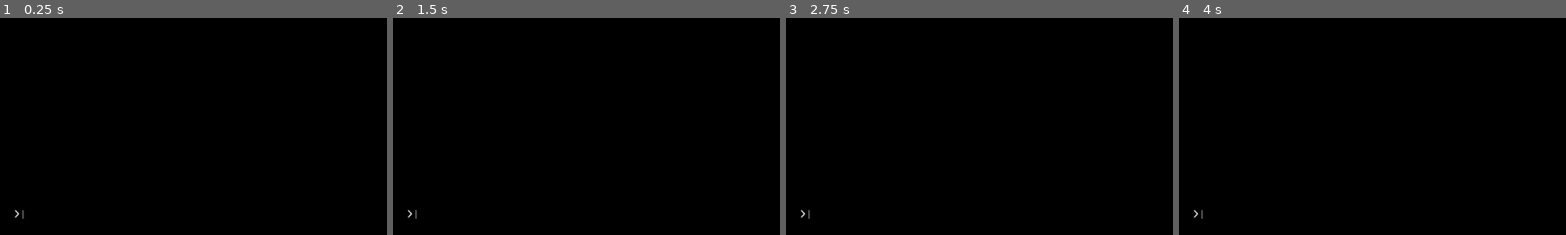
Above: before the commit, frames 1-4 (left to right).
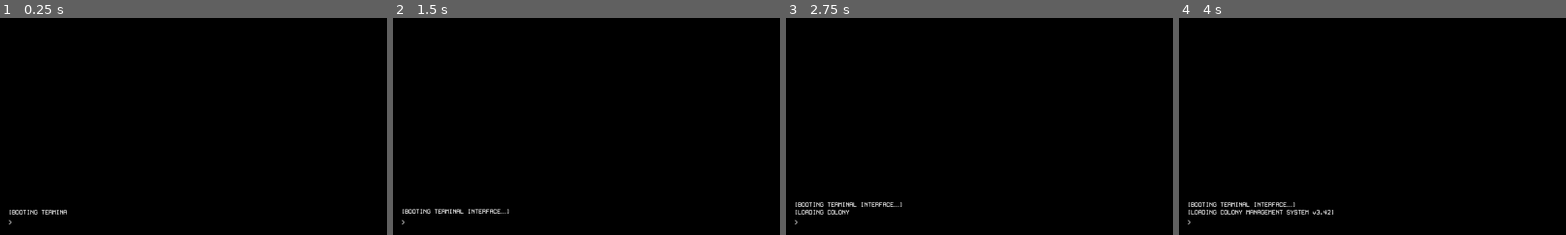
Above: after the commit, the same moments.

Repository: bsuster/Outpost-Equilibrium
Game: Godot game, scene res://scenes/levels/main_scene.tscn
Two runs of this game, one before a commit and one after it. Both use one fixed random seed, a clock stepped at 60 frames per second and the inputs below. Before the commit the project starts from res://scenes/characters/terminal.tscn. Sound files missing from this copy of the repository are replaced by a short silence.
Inputs:
- Up to frame 1 (0.25 s): no input
- Up to frame 2 (1.5 s): tap Enter (ui_accept) at 0.5, 0.77, 1.25 s
- Up to frame 3 (2.75 s): tap Enter (ui_accept) at 1.52 s
- Up to frame 4 (4 s): tap Enter (ui_accept) at 3.02, 3.5, 3.77 s
The pictures show only the part of the screen within x 0-50%, y 50-100%; the shares and areas given below are measured in that part.

The runs differ from the first frame. In frame 1, 0.3% of the frame differs, in the area x 2-18%, y 88-96%; in frame 2, 0.4%; in frame 3, 0.6%; in frame 4, 1.0%, in the area x 2-40%, y 84-96%.

Commit message:
Added music and some logic tweaks

Diff:
--- a/project.godot
+++ b/project.godot
@@ -11,7 +11,7 @@
 [application]
 
 config/name="Outpost: Equilibrium"
-run/main_scene="uid://bkscwnpo0mbfl"
+run/main_scene="uid://i0760vxk077j"
 config/features=PackedStringArray("4.4", "GL Compatibility")
 boot_splash/bg_color=Color(0.0588235, 0.0901961, 0.137255, 1)
 boot_splash/image="uid://s2kt42wluvps"
@@ -23,6 +23,12 @@
 CommandManager="*res://singletons/command_manager.gd"
 EventManager="*res://singletons/event_manager.gd"
 
+[display]
+
+window/size/viewport_width=1920
+window/size/viewport_height=1080
+window/size/mode=3
+
 [rendering]
 
 renderer/rendering_method="gl_compatibility"
--- a/scenes/characters/terminal.gd
+++ b/scenes/characters/terminal.gd
@@ -6,12 +6,13 @@
 
 @onready var terminal_input: LineEdit = %TerminalInput
 @onready var terminal_output: RichTextLabel = %TerminalOutput
+@onready var type_audio_player: AudioStreamPlayer2D = $AudioPlayer_Typing
 
 var is_printing: bool = false
 
 func _ready():
 	terminal_input.set_keep_editing_on_text_submit(true)
-	enable_input()
+	#enable_input()
 
 func _input(event):
 	if event.is_action_pressed("ui_accept"):
@@ -22,7 +23,7 @@
 
 func enable_input() -> void:
 	terminal_input.editable = true
-	terminal_input.set_keep_editing_on_text_submit(true)
+	#terminal_input.set_keep_editing_on_text_submit(true)
 	terminal_input.grab_focus.call_deferred()
 
 func submit_input():
@@ -45,6 +46,7 @@
 	var characters = output.split()
 	for character in characters:
 		terminal_output.text += character
+		type_audio_player.play(0.09)
 		await get_tree().create_timer(0.0001).timeout
 
 	is_printing = false
--- a/scenes/characters/terminal.tscn
+++ b/scenes/characters/terminal.tscn
@@ -1,7 +1,8 @@
-[gd_scene load_steps=3 format=3 uid="uid://bkscwnpo0mbfl"]
+[gd_scene load_steps=4 format=3 uid="uid://bkscwnpo0mbfl"]
 
 [ext_resource type="Theme" uid="uid://di4e7tnr2a1hj" path="res://terminal_theme.tres" id="1_w35if"]
 [ext_resource type="Script" uid="uid://hm7rfmep5iuy" path="res://scenes/characters/terminal.gd" id="2_17c4d"]
+[ext_resource type="AudioStream" uid="uid://cinscncyvwdrp" path="res://sounds/button-202966.mp3" id="3_0td1w"]
 
 [node name="Terminal" type="Control"]
 layout_mode = 3
@@ -55,3 +56,8 @@
 flat = true
 caret_blink = true
 caret_force_displayed = true
+
+[node name="AudioPlayer_Typing" type="AudioStreamPlayer2D" parent="."]
+stream = ExtResource("3_0td1w")
+volume_db = -12.0
+pitch_scale = 0.8
--- /dev/null
+++ b/scenes/levels/main_scene.gd
@@ -0,0 +1,21 @@
+extends Control
+
+@export var background_songs: Array[AudioStream]
+
+@onready var background_player: AudioStreamPlayer2D = $BackgroundPlayer
+
+func _ready() -> void:
+	_play_next()
+
+
+func _play_next() -> void:
+	var next_song = background_player.stream
+	while next_song == background_player.stream:
+		next_song = background_songs.pick_random()
+
+	background_player.stream = next_song
+	background_player.play()
+
+
+func _on_background_player_finished() -> void:
+	_play_next()
--- a/scenes/levels/main_scene.tscn
+++ b/scenes/levels/main_scene.tscn
@@ -1,7 +1,11 @@
-[gd_scene load_steps=3 format=3 uid="uid://i0760vxk077j"]
+[gd_scene load_steps=7 format=3 uid="uid://i0760vxk077j"]
 
+[ext_resource type="Script" uid="uid://dl8v3fxn64o3r" path="res://scenes/levels/main_scene.gd" id="1_3ulyp"]
 [ext_resource type="PackedScene" uid="uid://bkscwnpo0mbfl" path="res://scenes/characters/terminal.tscn" id="1_6312j"]
+[ext_resource type="AudioStream" uid="uid://bfbxfdxcauk6a" path="res://music/ambient-soundscapes-001-space-atmosphere-303246.mp3" id="2_fiowe"]
 [ext_resource type="Script" uid="uid://o7fjx4uyj3nv" path="res://scenes/misc/introduction.gd" id="2_ybdc1"]
+[ext_resource type="AudioStream" uid="uid://wfph64bkro7b" path="res://music/ambient-soundscapes-007-space-atmosphere-304974.mp3" id="3_quawd"]
+[ext_resource type="AudioStream" uid="uid://3ru03p2665om" path="res://music/space-ambience-56265.mp3" id="4_brv2t"]
 
 [node name="MainScene" type="Control"]
 layout_mode = 3
@@ -10,9 +14,15 @@
 anchor_bottom = 1.0
 grow_horizontal = 2
 grow_vertical = 2
+script = ExtResource("1_3ulyp")
+background_songs = Array[AudioStream]([ExtResource("2_fiowe"), ExtResource("3_quawd"), ExtResource("4_brv2t")])
 
 [node name="Terminal" parent="." instance=ExtResource("1_6312j")]
 layout_mode = 1
 
 [node name="Introduction" type="Node" parent="."]
 script = ExtResource("2_ybdc1")
+
+[node name="BackgroundPlayer" type="AudioStreamPlayer2D" parent="."]
+
+[connection signal="finished" from="BackgroundPlayer" to="." method="_on_background_player_finished"]
--- a/singletons/event_manager.gd
+++ b/singletons/event_manager.gd
@@ -22,4 +22,3 @@
 		return null
 
 	return events.pick_random()
-	return
Not shown, added: music/ambient-soundscapes-001-space-atmosphere-303246.mp3.import
Not shown, added: music/ambient-soundscapes-007-space-atmosphere-304974.mp3.import
Not shown, added: music/space-ambience-56265.mp3.import
Binary file removed: music/whitrabt.ttf
Not shown, removed: music/whitrabt.ttf.import
Not shown, added: scenes/levels/main_scene.gd.uid
Not shown, added: sounds/button-202966.mp3.import
Not shown, added: music/ambient-soundscapes-001-space-atmosphere-303246.mp3
Not shown, added: music/ambient-soundscapes-007-space-atmosphere-304974.mp3
Not shown, added: music/space-ambience-56265.mp3
Not shown, added: sounds/button-202966.mp3
